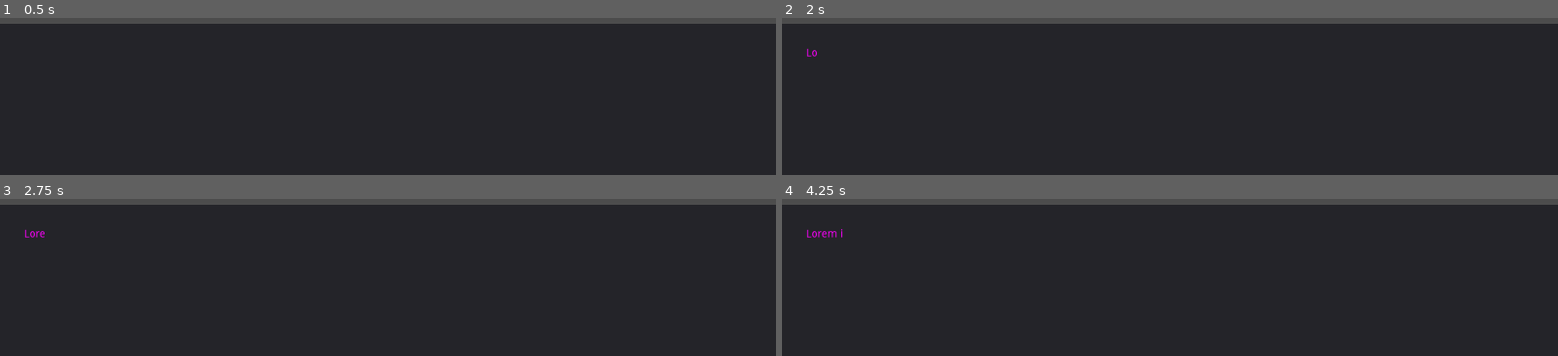
Above: before the commit, frames 1-4 (two rows, left to right).
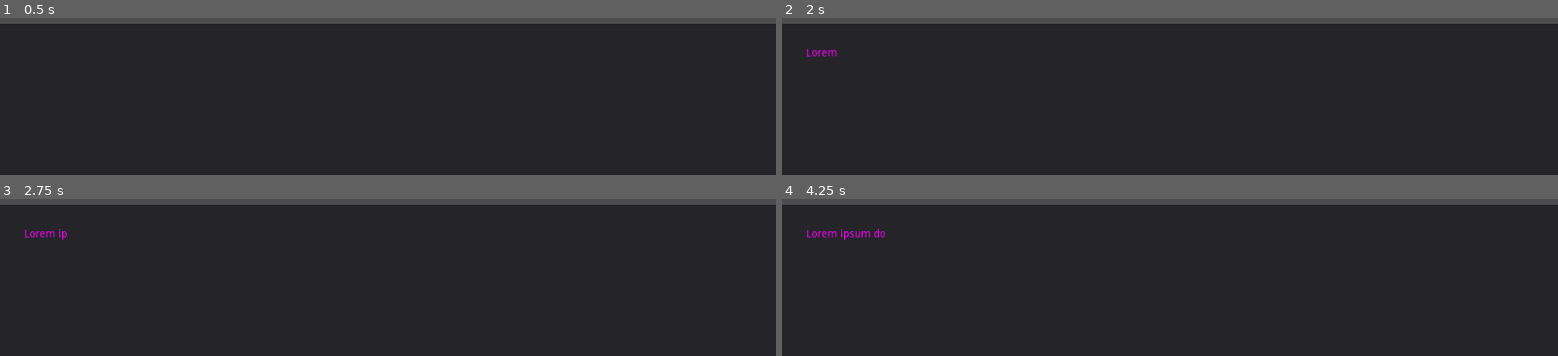
Above: after the commit, the same moments.

Repository: ideeej/godot-utils
Game: Godot game, scene res://Dialog Utils/DialogBox/DialogBox.tscn
Two runs of this game, one before a commit and one after it. Both use one fixed random seed, a clock stepped at 60 frames per second and the inputs below. The project has no main scene, so this scene is started directly.
Inputs:
- Up to frame 1 (0.5 s): no input
- Up to frame 2 (2 s): tap Enter at 0.5 s; tap Space at 1.25 s
- Up to frame 3 (2.75 s): tap Enter at 2 s
- Up to frame 4 (4.25 s): tap Space at 2.75 s; tap Enter at 3.5 s

Frame 1 is identical in both runs. In frame 2, less than 0.1% of the frame differs, in the area x 4-8%, y 20-25%; in frame 3, less than 0.1%; in frame 4, 0.2%, in the area x 8-14%, y 19-26%.

Commit message:
Minor adjustments

Diff:
--- a/Dialog Utils/DialogBox/DialogBox.gd
+++ b/Dialog Utils/DialogBox/DialogBox.gd
@@ -10,7 +10,8 @@
 	dialog_animator.connect("animation_step", self, "_on_animation_step")
 	dialog_animator.connect("animation_finished", self, "_on_animation_finished")
 
-	dialog_animator.start_animation(text_label.bbcode_text, 0.5)
+	var delay = 0.25
+	dialog_animator.start_animation(text_label.bbcode_text, delay)
 
 
 func _on_animation_started():
--- /dev/null
+++ b/Dialog Utils/DialogBox/DialogSaver.gd
@@ -0,0 +1,16 @@
+extends Node
+
+
+# Declare member variables here. Examples:
+# var a = 2
+# var b = "text"
+
+
+# Called when the node enters the scene tree for the first time.
+func _ready():
+	pass # Replace with function body.
+
+
+# Called every frame. 'delta' is the elapsed time since the previous frame.
+#func _process(delta):
+#	pass
--- /dev/null
+++ b/Dialog Utils/DialogManager/DialogManager.gd
@@ -0,0 +1,16 @@
+extends Control
+
+
+# Declare member variables here. Examples:
+# var a = 2
+# var b = "text"
+
+
+# Called when the node enters the scene tree for the first time.
+func _ready():
+	pass # Replace with function body.
+
+
+# Called every frame. 'delta' is the elapsed time since the previous frame.
+#func _process(delta):
+#	pass
--- /dev/null
+++ b/Dialog Utils/DialogManager/DialogManager.tscn
@@ -0,0 +1,11 @@
+[gd_scene load_steps=2 format=2]
+
+[ext_resource path="res://Dialog Utils/DialogManager/DialogManager.gd" type="Script" id=1]
+
+[node name="Control" type="Control"]
+anchor_right = 1.0
+anchor_bottom = 1.0
+script = ExtResource( 1 )
+__meta__ = {
+"_edit_use_anchors_": false
+}
